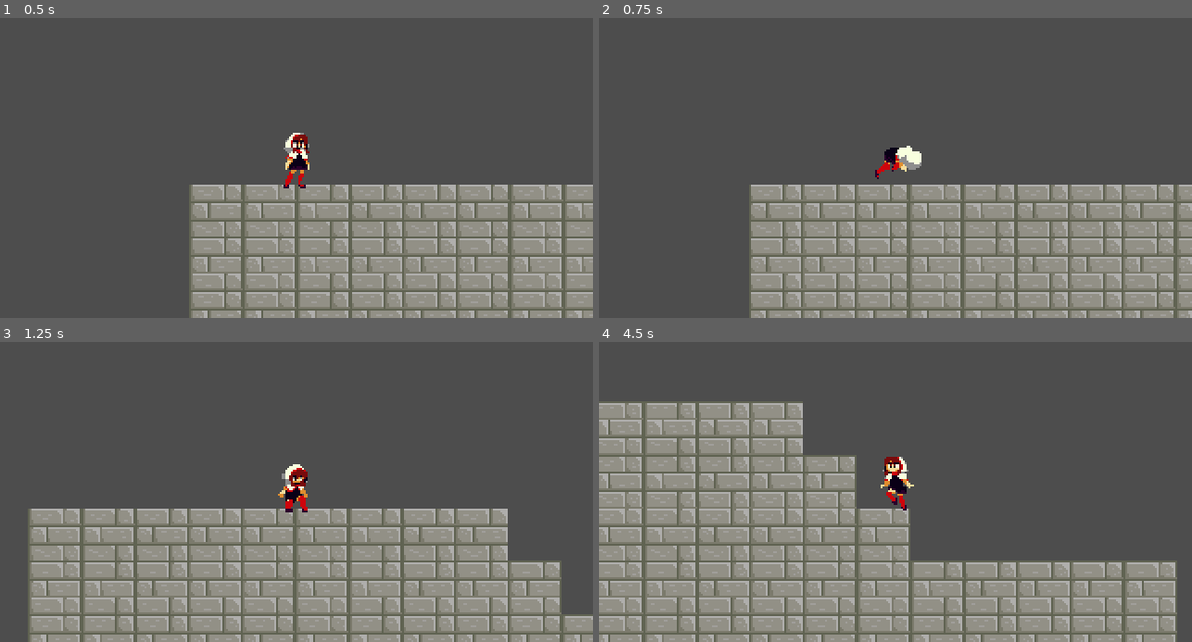
Above: before the commit, frames 1-4 (two rows, left to right).
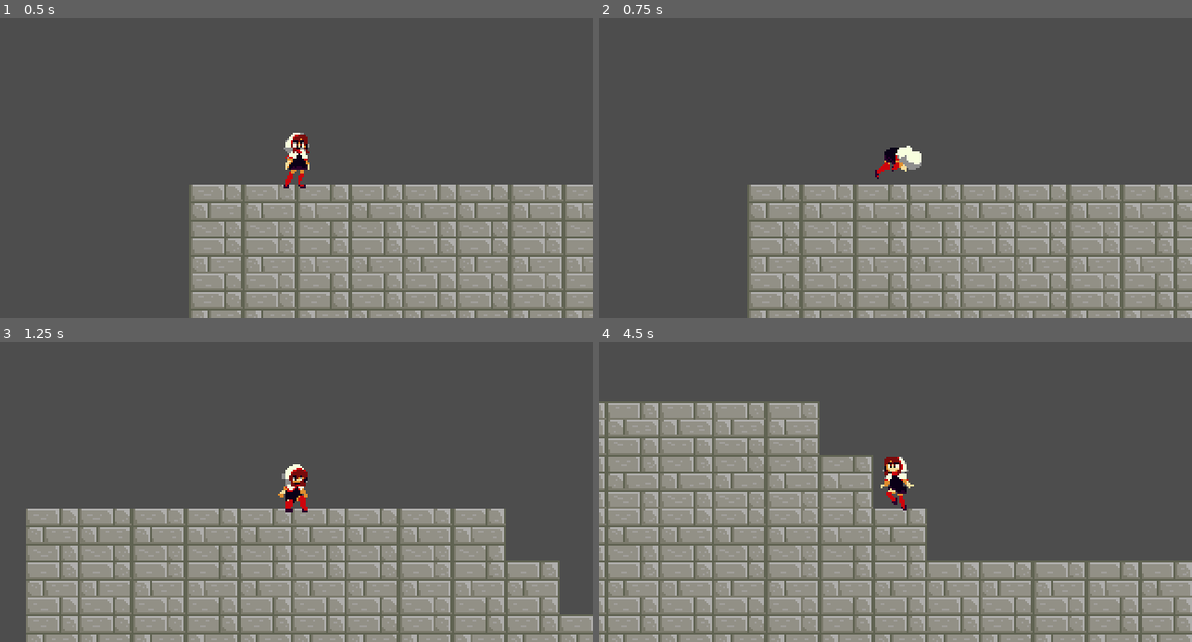
Above: after the commit, the same moments.

Repository: radagon828/GodotFourRepository
Game: Godot game, scene res://Scenes/Levels/DungeonOne.tscn
The game is run twice, just before and just after one commit, with the same random seed, the same clock (stepped at 60 frames per second) and the same inputs.
Inputs:
- Up to frame 1 (0.5 s): no input
- Up to frame 2 (0.75 s): hold D (move_right) from 0.53 s (still down); tap F (roll) at 0.6 s
- Up to frame 3 (1.25 s): keep holding D (move_right); tap Space (jump) at 0.77 s
- Up to frame 4 (4.5 s): tap F (roll) every 0.75 s from 1.35 to 4.35 s; tap Space (jump) at 1.52, 3.02, 3.77 s; release D (move_right) at 2.03 s; hold A (move_left) 2.03-2.78 s; hold D (move_right) 2.78-4.28 s; hold A (move_left) from 4.28 s (still down)

Frame 1 is identical in both runs. In frame 2, 3.1% of the frame differs, in the area x 25-100%, y 55-100%; in frame 3, 11%; in frame 4, 17%, in the area x 0-100%, y 20-100%.

Commit message:
made rol better, relearned how timers work for the upteenth time

Diff:
--- a/DemonASpect/Scenes/Player/Player.gd
+++ b/DemonASpect/Scenes/Player/Player.gd
@@ -88,17 +88,17 @@
 #find out how to slow down roll
 func roll_state(delta):
 	$AnimationTree.set("parameters/movement/transition_request", "roll")
-	if ($DashTimer.wait_time == 0.1):
+	if ($DashTimer.time_left > 0.1):
 		velocity.x = roll_vector.x * ROLL_SPEED
 #	velocity.x = move_toward(velocity.x, 0, FRICTION * delta)
-	velocity.x = lerpf(0, velocity.x, pow(2, -8 * delta))
+	velocity.x = lerp(0.0, velocity.x, pow(2, -6 * delta))
 
 	velocity.y += GRAVITY * delta
 	move()
 
 func on_roll_finished():
 	print("hello i worked")
-	velocity.x = 0
+#	velocity.x = 0
 	state = MOVE
 	$AnimationTree.set("parameters/movement/transistion_request", "idle")
 
@@ -114,6 +114,6 @@
 func debug():
 	pass
 #	print(!$RayCast2D.is_colliding())
-	print(velocity, $DashTimer.wait_time)
+	print(velocity, $DashTimer.time_left)
 #	print(is_on_floor())
 #	print(animationPlayer.current_animation_position)
--- a/DemonASpect/Scenes/Player/Player.tscn
+++ b/DemonASpect/Scenes/Player/Player.tscn
@@ -381,5 +381,5 @@
 parameters/movement/current_index = 0
 
 [node name="DashTimer" type="Timer" parent="."]
-wait_time = 0.1
+wait_time = 0.7
 one_shot = true
